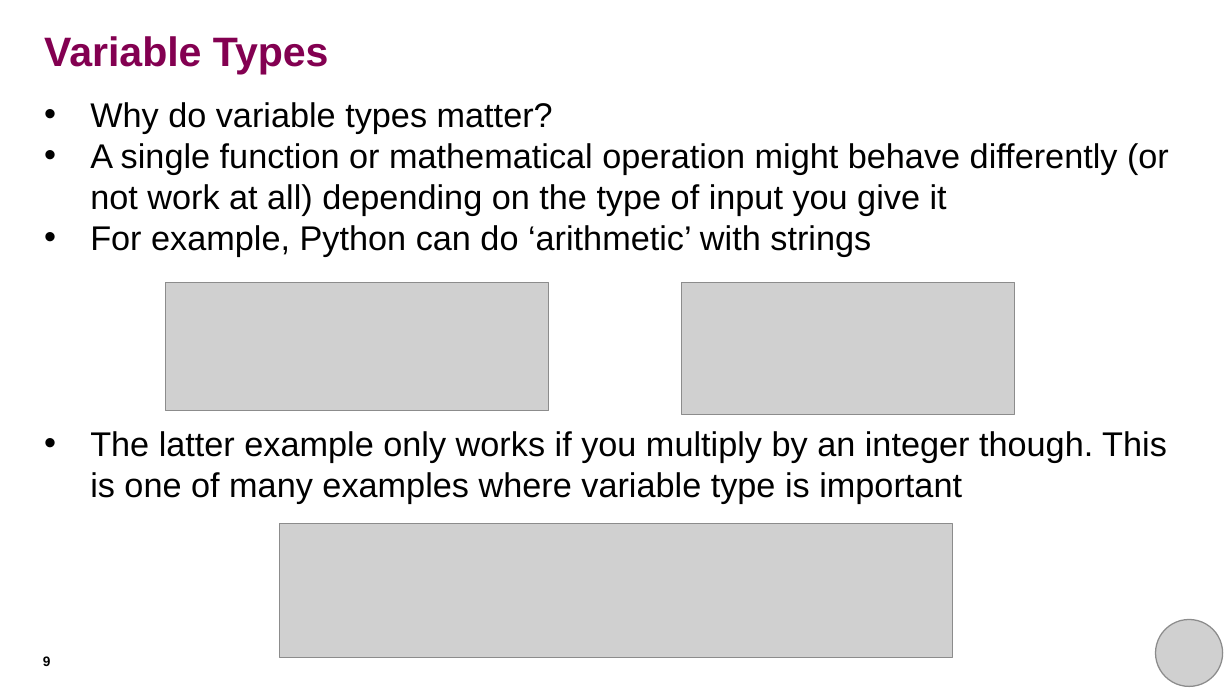
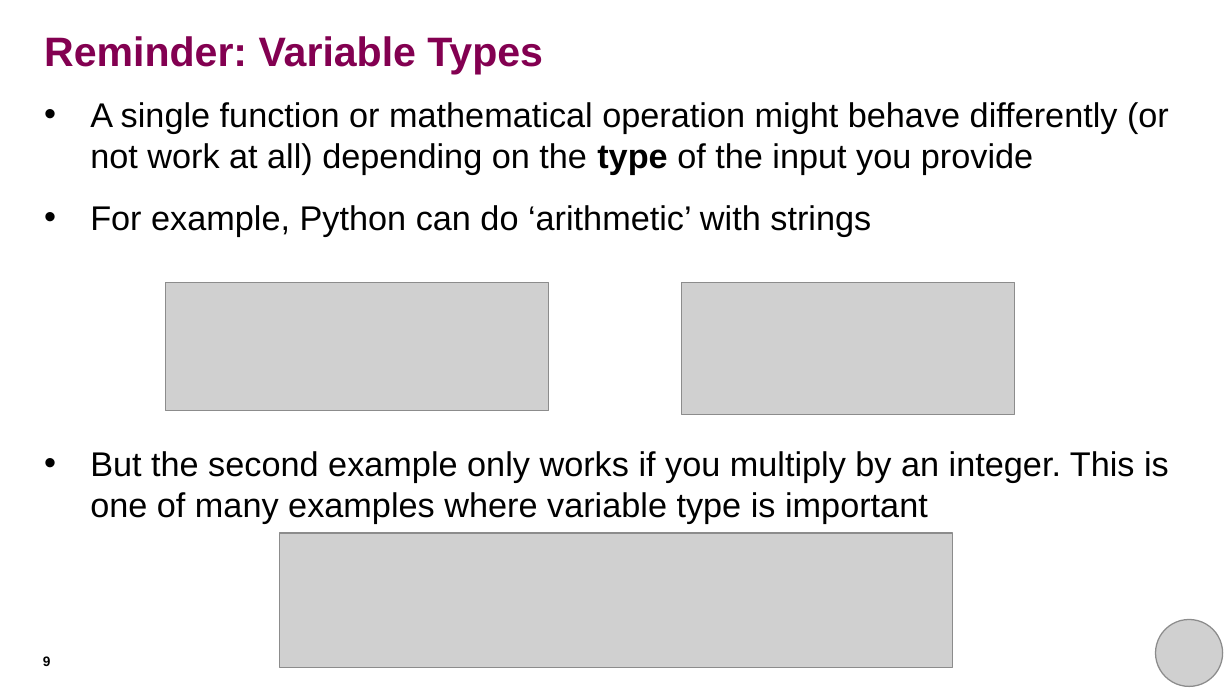
Before and after one commit to rkhetani/beginners-python, a slide deck: slide 9 of session_two/session_two_presentation.pptx. Drawn at 1232x693 pixels with LibreOffice and Linux fonts; fonts in the diff are those of the drawing; grey boxes stand for pictures. Boxes give left, top, right and bottom in pixels: in the first picture for what was removed or moved away, otherwise in the second. Text is boxed around its words. In the diff, an @@ line names an element or a change of style, - is before the commit and + after.

Commit message:
Updated session 2 slide deck
Mostly style updates (slimmed down text, increased line spacing, highlighted key new concepts)

```diff
--- a/session_two/session_two_presentation.pptx
+++ b/session_two/session_two_presentation.pptx
@@ title at (44, 36, 543, 74): text changed @@
-Variable Types
+Reminder: Variable Types
@@ text at (90, 102, 1169, 175): text changed @@
-• Why do variable types matter?
-• A single function or mathematical operation might behave differently (or not work at all) depending on the type of input you give it
+• A single function or mathematical operation might behave differently (or not work at all) depending on the type of the input you provide
@@ text at (90, 205, 871, 236): more space between paragraphs @@
@@ text at (90, 451, 1169, 524): text changed @@
-• The latter example only works if you multiply by an integer though. This is one of many examples where variable type is important
+• But the second example only works if you multiply by an integer. This is one of many examples where variable type is important
@@ picture: place and size @@
-picture at (280, 524, 952, 658)
+picture at (280, 533, 952, 668)
```
Also in this commit, not shown: 14 other slides changed, 1 slide added.
